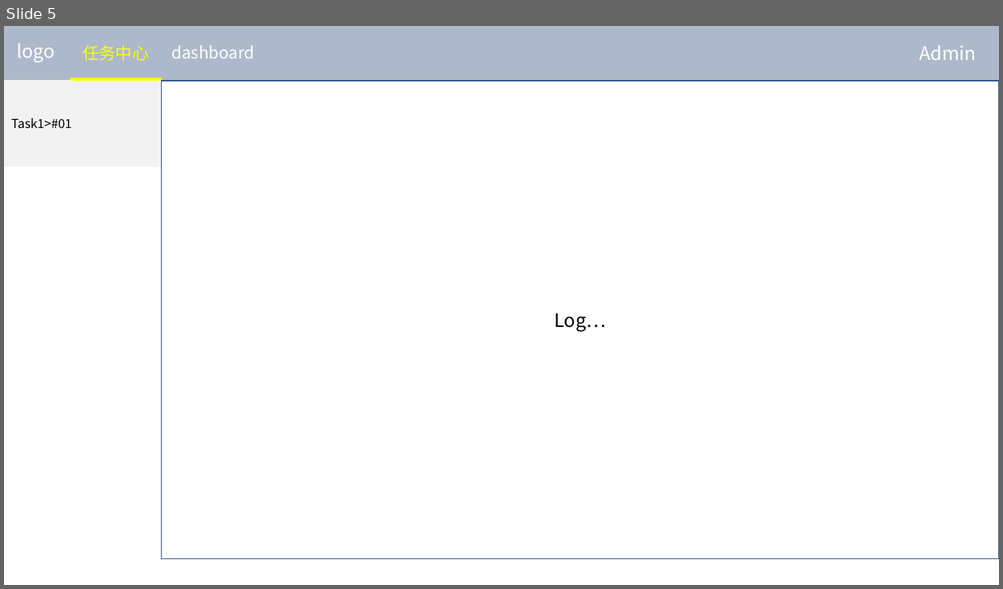
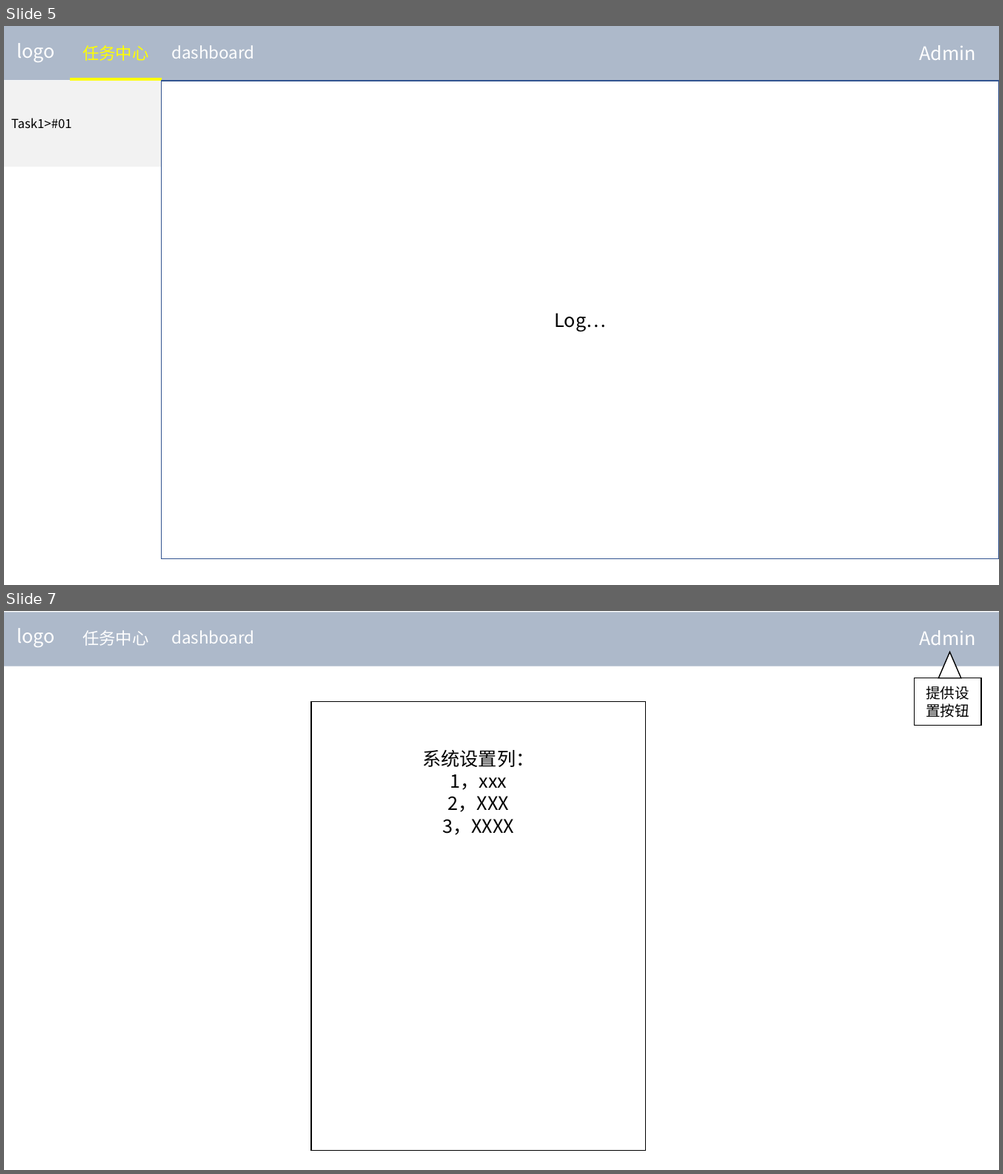
Before and after one commit to csion4/go-task, a slide deck: note/界面.pptx. Shown one above the other, each under a label of ours: slide 5 before the commit, slides 5 and 7 after it; the slides between them are not shown. The pictures are 1003x589 and 1003x1174 pixels, drawn with LibreOffice and Linux fonts; fonts in the diff are those of the drawing. Boxes give left, top, right and bottom in pixels: in the first picture for what was removed or moved away, otherwise in the second. Text is boxed around its words. In the diff, an @@ line names an element or a change of style, - is before the commit and + after.

```diff
--- a/note/界面.pptx
+++ b/note/界面.pptx
@@ slide 7 added at box(4, 611, 999, 1170), background #FFFFFF @@
@@ rectangle added at box(4, 612, 999, 667), fill #ADB9CA @@
@@ text added at box(17, 628, 54, 647), 18 pt, text #FFFFFF @@
+logo
@@ rounded rectangle added at box(70, 611, 162, 665), 16 pt, text #FFFFFF @@
+任务中心
@@ rounded rectangle added at box(162, 611, 265, 664), 16 pt, text #FFFFFF @@
+dashboard
@@ text added at box(919, 630, 976, 645), 18 pt, text #FFFFFF @@
+Admin
@@ triangle added at box(938, 652, 961, 678), fill #FFFFFF, outline #000000 1 pt @@
@@ rectangle added at box(914, 678, 982, 725), fill #FFFFFF, outline #000000 1 pt, 14 pt, text #000000 @@
+提供设置按钮
@@ rectangle added at box(311, 702, 646, 1151), fill #FFFFFF, outline #000000 1 pt, 18 pt, text #000000 @@
+系统设置列：
+1，xxx
+2，XXX
+3，XXXX
```
Also in this commit, not shown: 1 slide changed, 27 other files.
